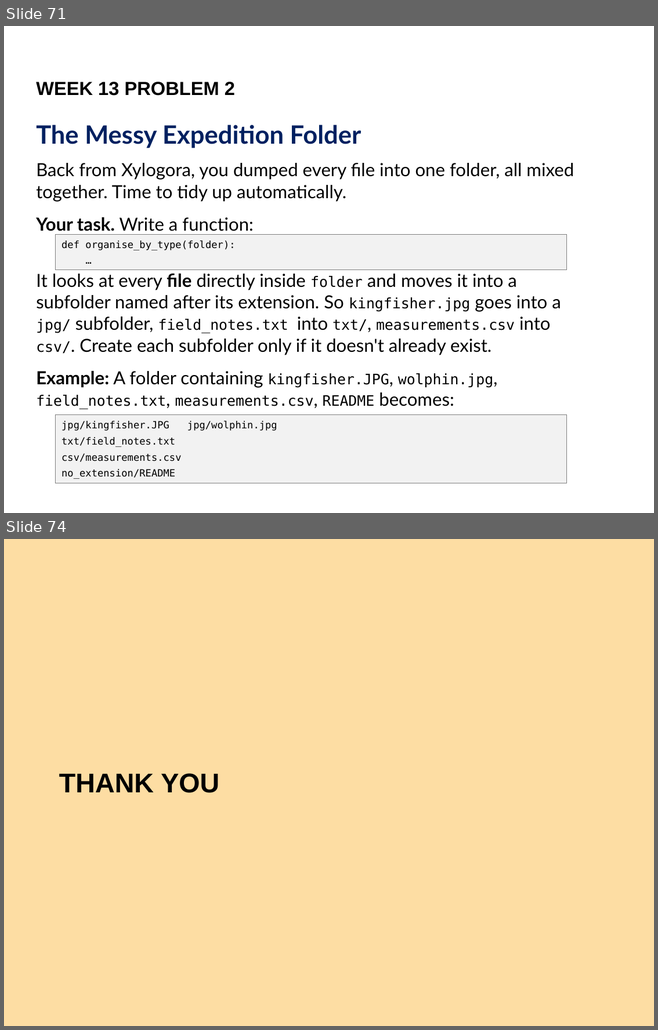
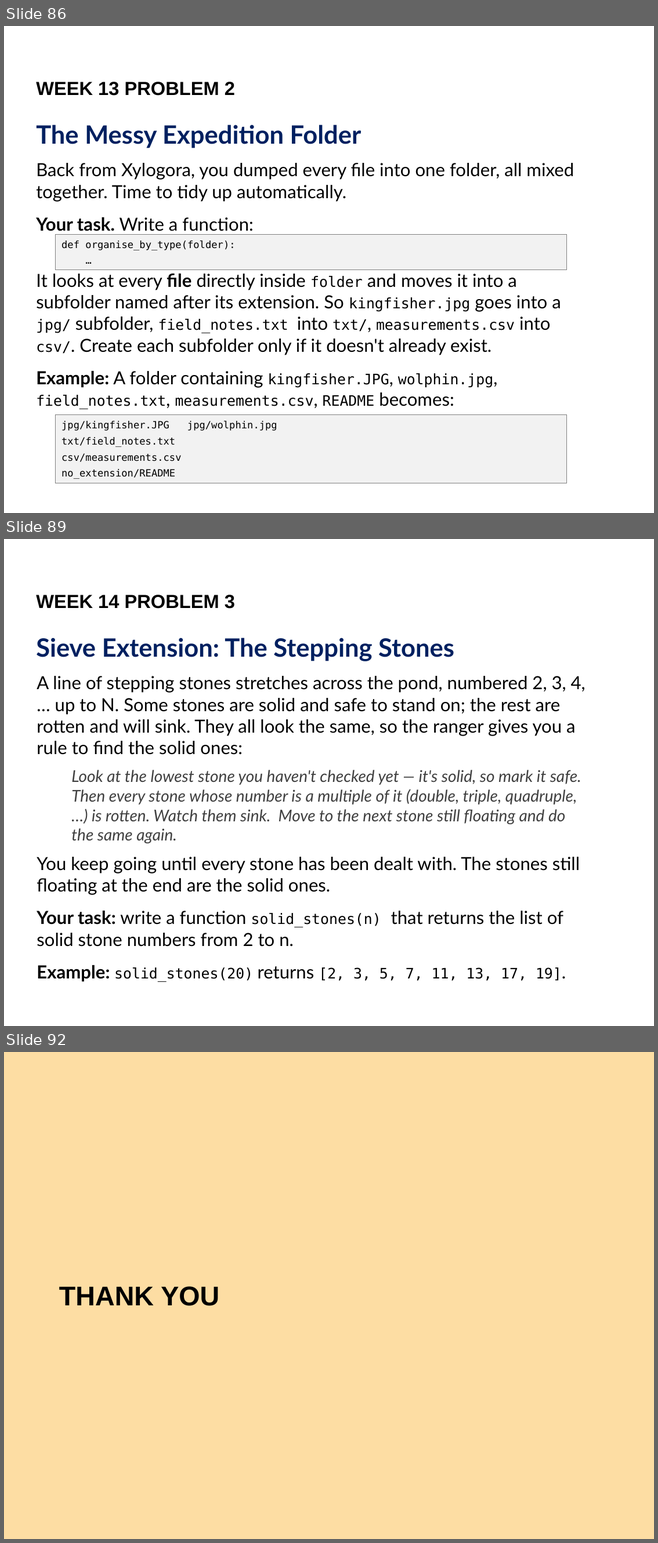
Before and after one commit to bryanbsun/pythonps, a slide deck: Python Problem Solver 2.pptx. Shown one above the other, each under a label of ours: slides 71 and 74 before the commit, slides 86, 89 and 92 after it; the slides between them are not shown. The pictures are 658x1030 and 658x1543 pixels, drawn with LibreOffice and Linux fonts; fonts in the diff are those of the drawing; background and template pictures are left out. Boxes give left, top, right and bottom in pixels: in the first picture for what was removed or moved away, otherwise in the second. Text is boxed around its words. In the diff, an @@ line names an element or a change of style, - is before the commit and + after.

```diff
--- a/Python Problem Solver 2.pptx
+++ b/Python Problem Solver 2.pptx
@@ slide 89 added at (4, 539, 654, 1026), background #FFFFFF @@
@@ text added at (36, 595, 235, 609), 21 pt, text #000000, bold @@
+WEEK 14 PROBLEM 3
@@ text added at (36, 638, 585, 982), 20 pt, text #000000 @@
+Sieve Extension: The Stepping Stones
+    A line of stepping stones stretches across the pond, numbered 2, 3, 4, … up to N. Some stones are solid and safe to stand on; the rest are rotten and will sink. They all look the same, so the ranger gives you a rule to find the solid ones:
+        Look at the lowest stone you haven't checked yet — it's solid, so mark it safe. Then every stone whose number is a multiple of it (double, triple, quadruple, …) is rotten. Watch them sink. Move to the next stone still floating and do the same again.
+    You keep going until every stone has been dealt with. The stones still floating at the end are the solid ones.
+    Your task: write a function solid_stones(n) that returns the list of solid stone numbers from 2 to n.
+    Example: solid_stones(20) returns [2, 3, 5, 7, 11, 13, 17, 19].
@@ what was slide 71 is now slide 86 @@
@@ what was slide 74 is now slide 92 @@
```
Also in this commit, not shown: 4 slides changed, 17 other slides added, 18 other files.
